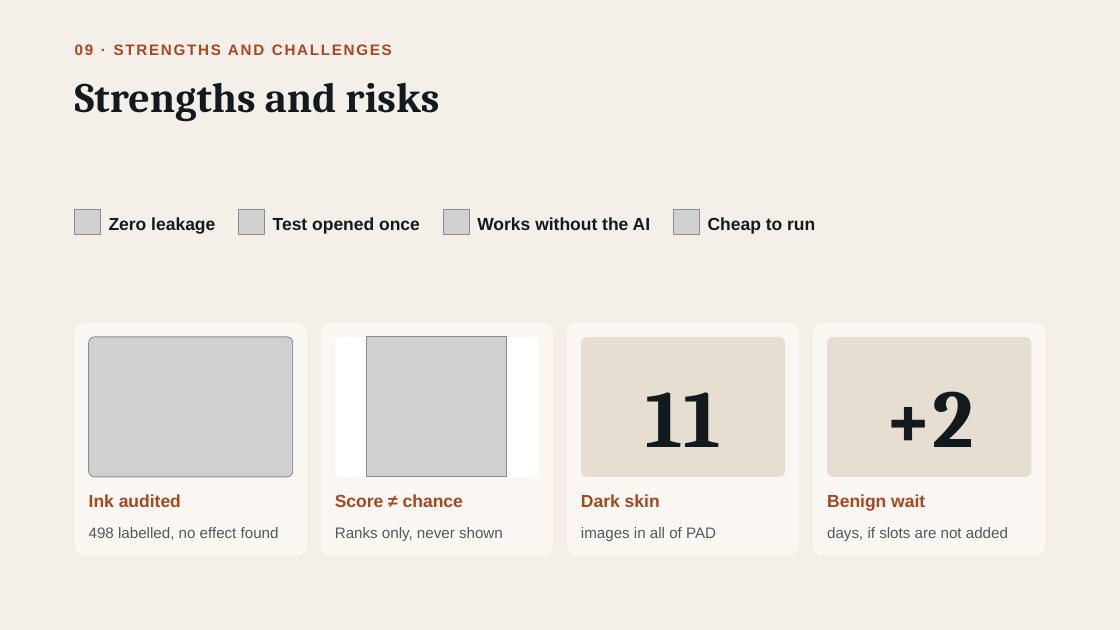
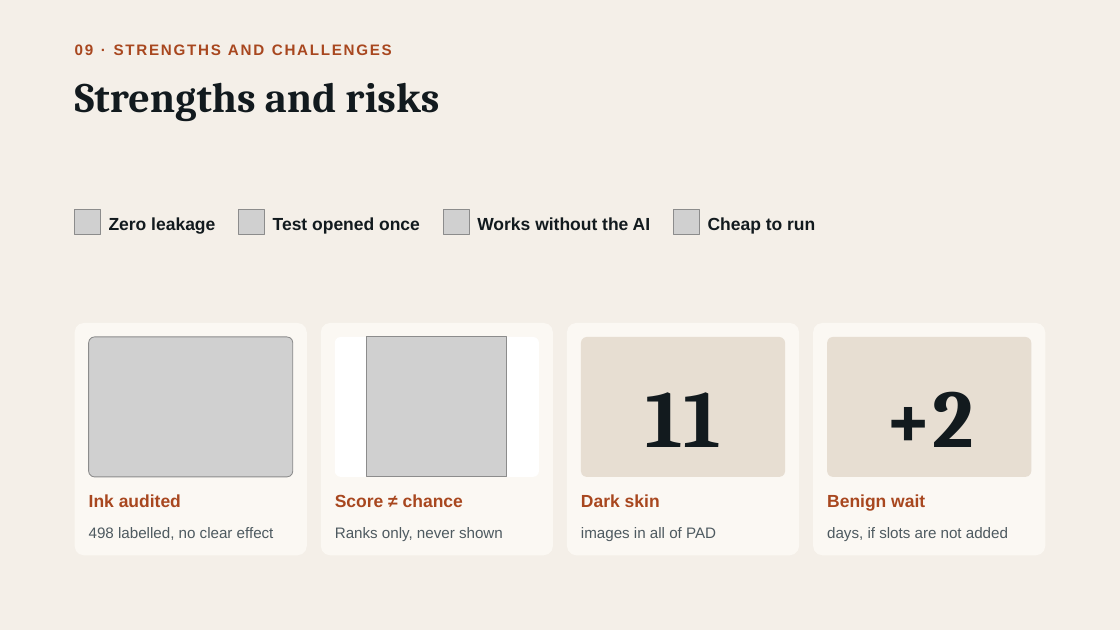
Before and after one commit to IfatDav/skin-lesion-assistant, a slide deck: slide 9 of Presentation/Skin Lesion Triage.pptx. Drawn at 1120x630 pixels with LibreOffice and Linux fonts; fonts in the diff are those of the drawing; grey boxes stand for pictures. Boxes give left, top, right and bottom in pixels: in the first picture for what was removed or moved away, otherwise in the second. Text is boxed around its words. In the diff, an @@ line names an element or a change of style, - is before the commit and + after.

```diff
--- a/Presentation/Skin Lesion Triage.pptx
+++ b/Presentation/Skin Lesion Triage.pptx
@@ text at (89,527,274,540): text changed @@
-498 labelled, no effect found
+498 labelled, no clear effect
```
Also in this commit, not shown: 4 other slides changed.
